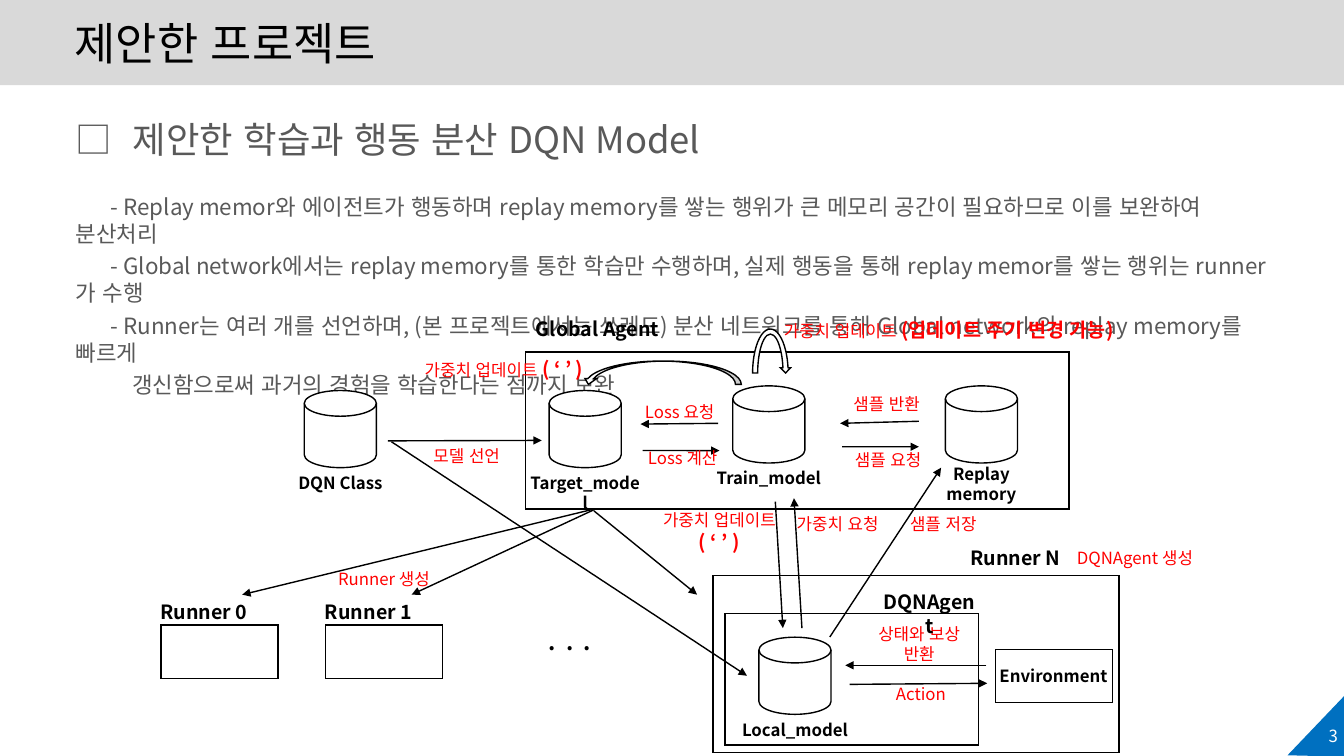
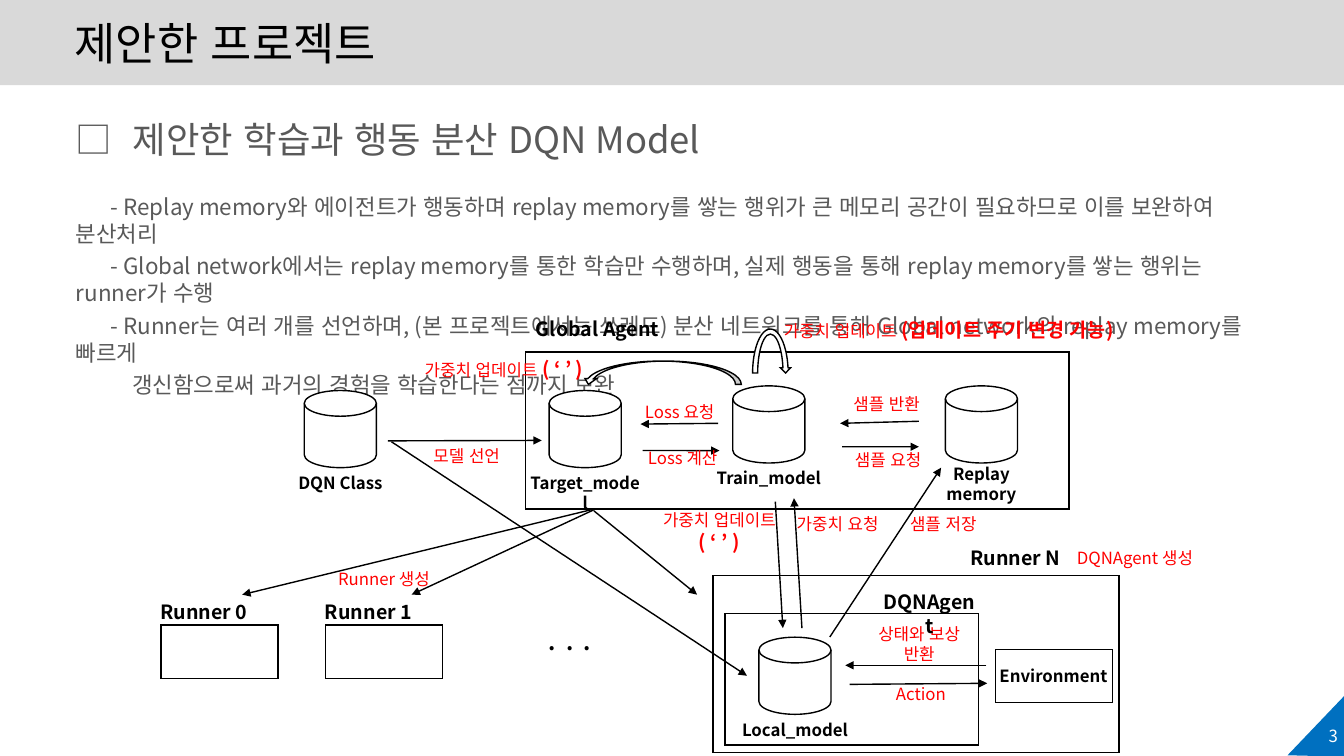
Before and after one commit to KiHyeon-Hong/Improved_DQN_experiments, a slide deck: slide 3 of v1.0-202140090-홍기현-기말 프로젝트.pptx. Drawn at 1344x756 pixels with LibreOffice and Linux fonts; fonts in the diff are those of the drawing; background and template pictures are left out. Boxes give left, top, right and bottom in pixels: in the first picture for what was removed or moved away, otherwise in the second. Text is boxed around its words. In the diff, an @@ line names an element or a change of style, - is before the commit and + after.

```diff
--- a/v1.0-202140090-홍기현-기말 프로젝트.pptx
+++ b/v1.0-202140090-홍기현-기말 프로젝트.pptx
@@ text at <box>76,196,1213,303</box>: text changed @@
-- Replay memor와 에이전트가 행동하며 replay memory를 쌓는 행위가 큰 메모리 공간이 필요하므로 이를 보완하여 분산처리
-- Global network에서는 replay memory를 통한 학습만 수행하며, 실제 행동을 통해 replay memor를 쌓는 행위는 runner가 수행
+- Replay memory와 에이전트가 행동하며 replay memory를 쌓는 행위가 큰 메모리 공간이 필요하므로 이를 보완하여 분산처리
+- Global network에서는 replay memory를 통한 학습만 수행하며, 실제 행동을 통해 replay memory를 쌓는 행위는 runner가 수행
```
Also in this commit, not shown: 8 other slides changed.
